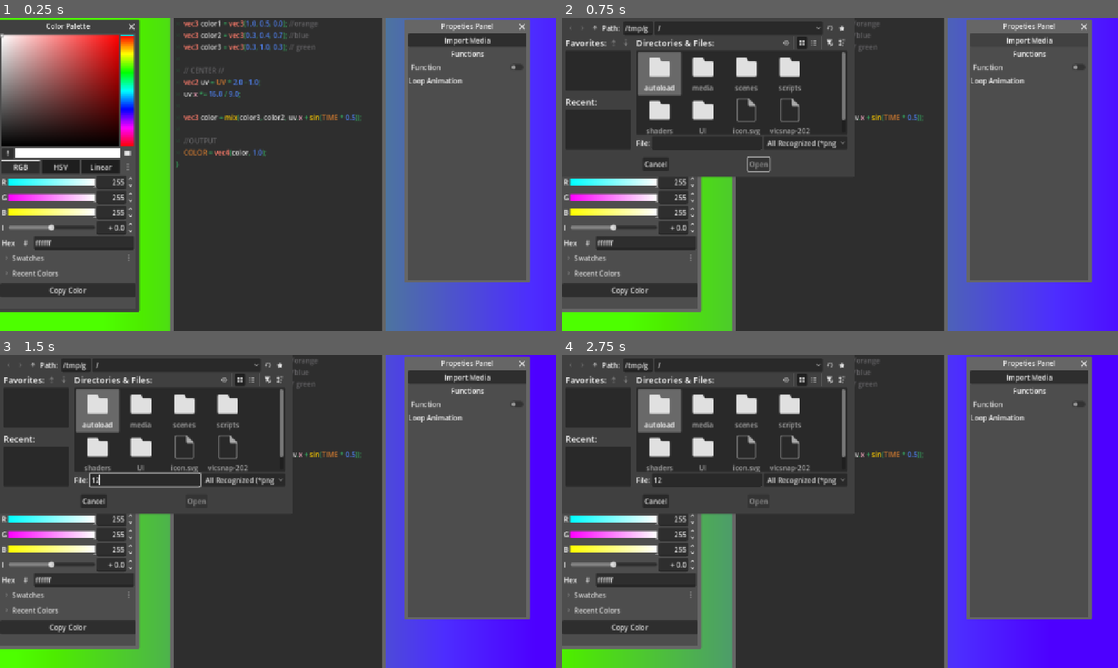
Above: before the commit, frames 1-4 (two rows, left to right).
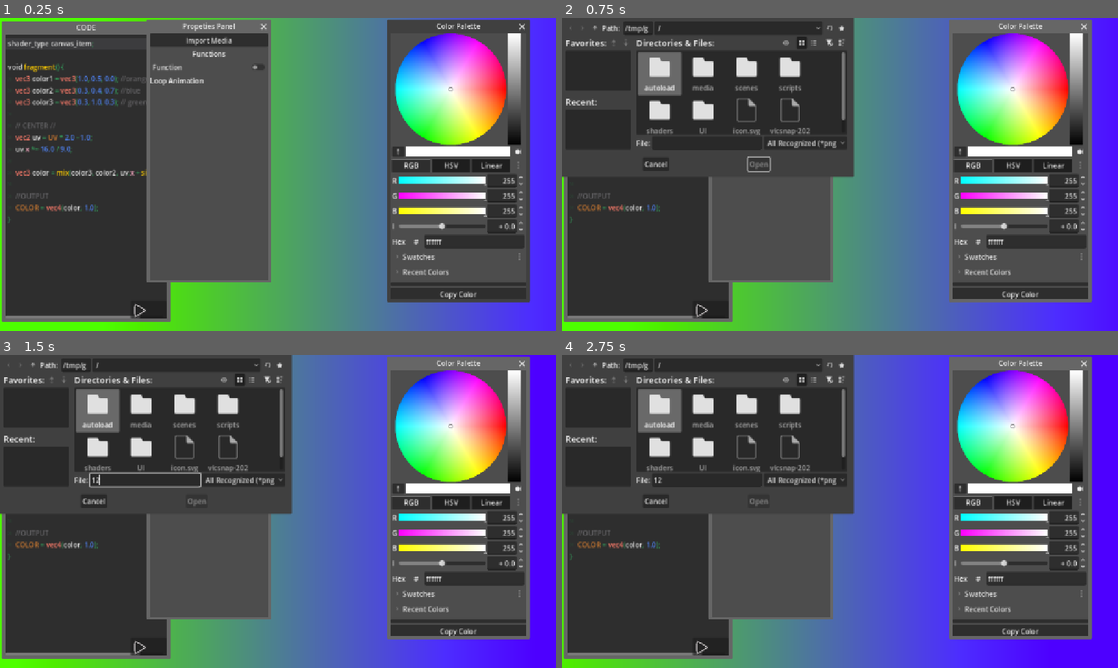
Above: after the commit, the same moments.

Repository: Juju-brz/GDVJ-2
Game: Godot game, scene res://scenes/main.tscn
The game is run twice, just before and just after one commit, with the same random seed, the same clock (stepped at 60 frames per second) and the same inputs. The engine's default icon, where the game draws it, is replaced by a stand-in: a white triangle on a blue panel in a dark square.
Inputs (mouse positions are in pixels of both pictures, inside the frame that each line leads up to):
- Up to frame 1 (0.25 s): no input
- Up to frame 2 (0.75 s): click "Import Media" at 0.5 s
- Up to frame 3 (1.5 s): click (144, 480) at 1.27 s; type "12" at 1.35 s
- Up to frame 4 (2.75 s): click (584, 364) at 2 s

The runs differ from the first frame. In frame 1, 79% of the frame differs, in the area x 0-96%, y 0-100%; in frame 2, 54%; in frame 3, 55%; in frame 4, 55%.

Commit message:
few updates

Diff:
--- a/UI/CodeLine.tscn
+++ b/UI/CodeLine.tscn
@@ -12,8 +12,8 @@
 [node name="Control" type="Window" parent="." unique_id=488710302]
 oversampling_override = 1.0
 title = "CODE"
-initial_position = 1
-size = Vector2i(481, 896)
+position = Vector2i(12, 39)
+size = Vector2i(373, 654)
 
 [node name="Fragment" type="CodeEdit" parent="Control" unique_id=1104231432]
 anchors_preset = 15
--- a/project.godot
+++ b/project.godot
@@ -28,6 +28,7 @@
 
 window/size/viewport_width=1280
 window/size/viewport_height=720
+window/size/mode=3
 window/subwindows/embed_subwindows=false
 window/stretch/mode="canvas_items"
 
--- a/scenes/main.tscn
+++ b/scenes/main.tscn
@@ -16,6 +16,11 @@
 Code = NodePath("SubViewport/ColorRect")
 
 [node name="CodeLine" parent="." unique_id=1876606309 instance=ExtResource("2_tbgi4")]
+anchors_preset = 15
+anchor_right = 1.0
+anchor_bottom = 1.0
+grow_horizontal = 2
+grow_vertical = 2
 
 [node name="SubViewport" type="SubViewport" parent="." unique_id=130595857]
 size = Vector2i(1280, 720)
@@ -55,7 +60,7 @@
 [node name="Window" type="Window" parent="Propeties_Panel" unique_id=1172507678]
 oversampling_override = 1.0
 title = "Propeties Panel"
-position = Vector2i(940, 36)
+position = Vector2i(345, 36)
 size = Vector2i(272, 566)
 
 [node name="VBoxContainer" type="VBoxContainer" parent="Propeties_Panel/Window" unique_id=213695121]
@@ -102,8 +107,8 @@
 [node name="Window" type="Window" parent="Color_Palette" unique_id=2129214435]
 oversampling_override = 1.0
 title = "Color Palette"
-position = Vector2i(0, 36)
-size = Vector2i(313, 634)
+position = Vector2i(899, 36)
+size = Vector2i(313, 611)
 
 [node name="VBoxContainer" type="VBoxContainer" parent="Color_Palette/Window" unique_id=116535653]
 anchors_preset = 15
@@ -115,9 +120,9 @@
 [node name="ColorPicker" type="ColorPicker" parent="Color_Palette/Window/VBoxContainer" unique_id=1775879278]
 layout_mode = 2
 edit_alpha = false
+picker_shape = 2
 
 [node name="ColorPickerButton" type="ColorPickerButton" parent="Color_Palette/Window/VBoxContainer" unique_id=1696268050]
-visible = false
 layout_mode = 2
 size_flags_vertical = 3
 
--- a/scripts/media_import.gd
+++ b/scripts/media_import.gd
@@ -12,7 +12,7 @@
 #
 
 
-### IMPORT MEDIA
+### IMPORT MEDIA ###
 var instances: Array = []  #All media imported
 const TARGET_SIZE := 200.0
 @export var file_dialog : FileDialog
